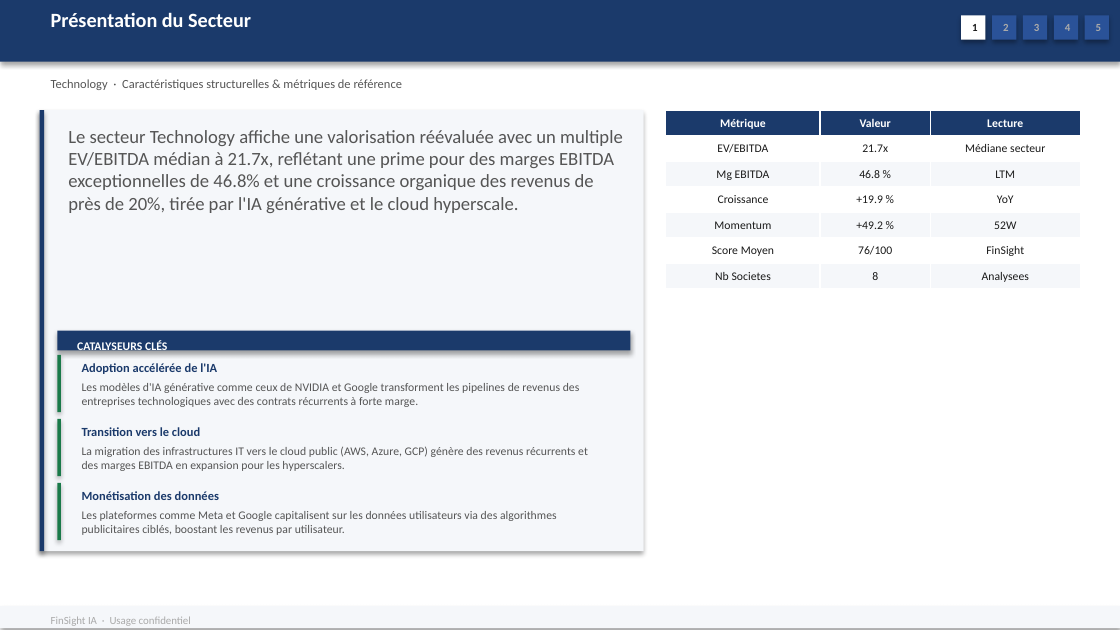
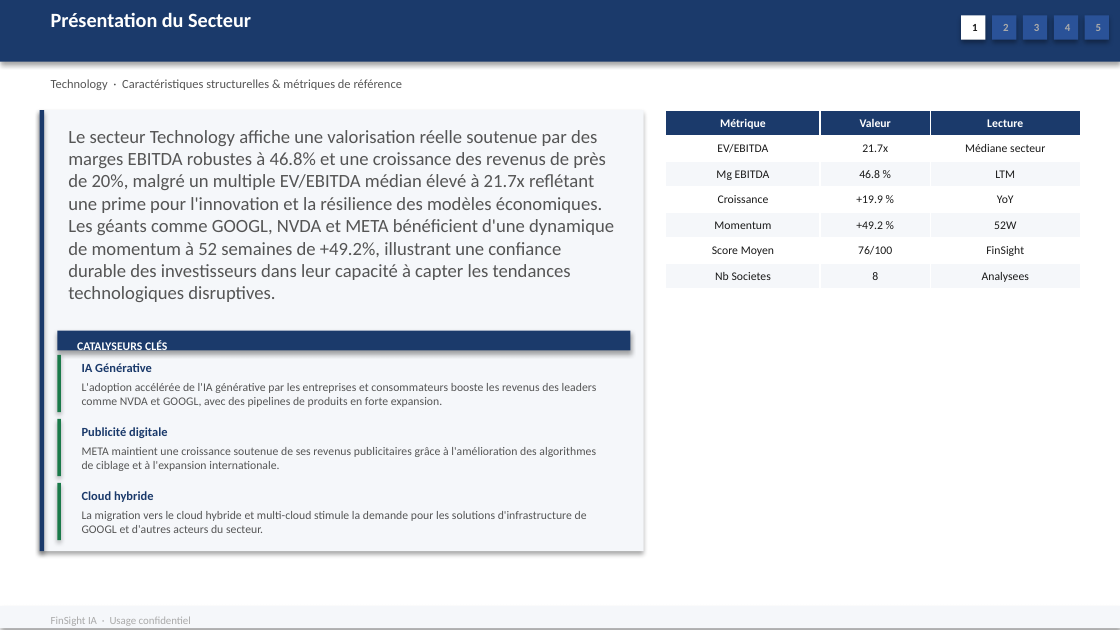
Before and after one commit to baptistejeh07-art/finsight-ia, a slide deck: slide 5 of preview/secteur_Technology_S&P_500/secteur_Technology_S&P_500.pptx. Drawn at 1120x630 pixels with LibreOffice and Linux fonts; fonts in the diff are those of the drawing. Boxes give left, top, right and bottom in pixels: in the first picture for what was removed or moved away, otherwise in the second. Text is boxed around its words. In the diff, an @@ line names an element or a change of style, - is before the commit and + after.

Commit message:
chore(preview): secteur_Technology_S&P_500 outputs regeneres

```diff
--- a/preview/secteur_Technology_S&P_500/secteur_Technology_S&P_500.pptx
+++ b/preview/secteur_Technology_S&P_500/secteur_Technology_S&P_500.pptx
@@ text at [68, 130, 614, 302]: text changed @@
-Le secteur Technology affiche une valorisation réévaluée avec un multiple EV/EBITDA médian à 21.7x, reflétant une prime pour des marges EBITDA exceptionnelles de 46.8% et une croissance organique des revenus de près de 20%, tirée par l'IA générative et le cloud hyperscale.
+Le secteur Technology affiche une valorisation réelle soutenue par des marges EBITDA robustes à 46.8% et une croissance des revenus de près de 20%, malgré un multiple EV/EBITDA médian élevé à 21.7x reflétant une prime pour l'innovation et la résilience des modèles économiques. Les géants comme GOOGL, NVDA et META bénéficient d'une dynamique de momentum à 52 semaines de +49.2%, illustrant une confiance durable des investisseurs dans leur capacité à capter les tendances technologiques disruptives.
@@ text at [82, 363, 152, 372]: text changed @@
-Adoption accélérée de l'IA
+IA Générative
@@ text at [82, 383, 597, 407]: text changed @@
-Les modèles d'IA générative comme ceux de NVIDIA et Google transforment les pipelines de revenus des entreprises technologiques avec des contrats récurrents à forte marge.
+L'adoption accélérée de l'IA générative par les entreprises et consommateurs booste les revenus des leaders comme NVDA et GOOGL, avec des pipelines de produits en forte expansion.
@@ text at [82, 427, 167, 438]: text changed @@
-Transition vers le cloud
+Publicité digitale
@@ text at [82, 447, 596, 471]: text changed @@
-La migration des infrastructures IT vers le cloud public (AWS, Azure, GCP) génère des revenus récurrents et des marges EBITDA en expansion pour les hyperscalers.
+META maintient une croissance soutenue de ses revenus publicitaires grâce à l'amélioration des algorithmes de ciblage et à l'expansion internationale.
@@ text at [82, 491, 154, 502]: text changed @@
-Monétisation des données
+Cloud hybride
@@ text at [82, 511, 587, 533]: text changed @@
-Les plateformes comme Meta et Google capitalisent sur les données utilisateurs via des algorithmes publicitaires ciblés, boostant les revenus par utilisateur.
+La migration vers le cloud hybride et multi-cloud stimule la demande pour les solutions d'infrastructure de GOOGL et d'autres acteurs du secteur.
```
Also in this commit, not shown: 5 other slides changed, 2 other files.
